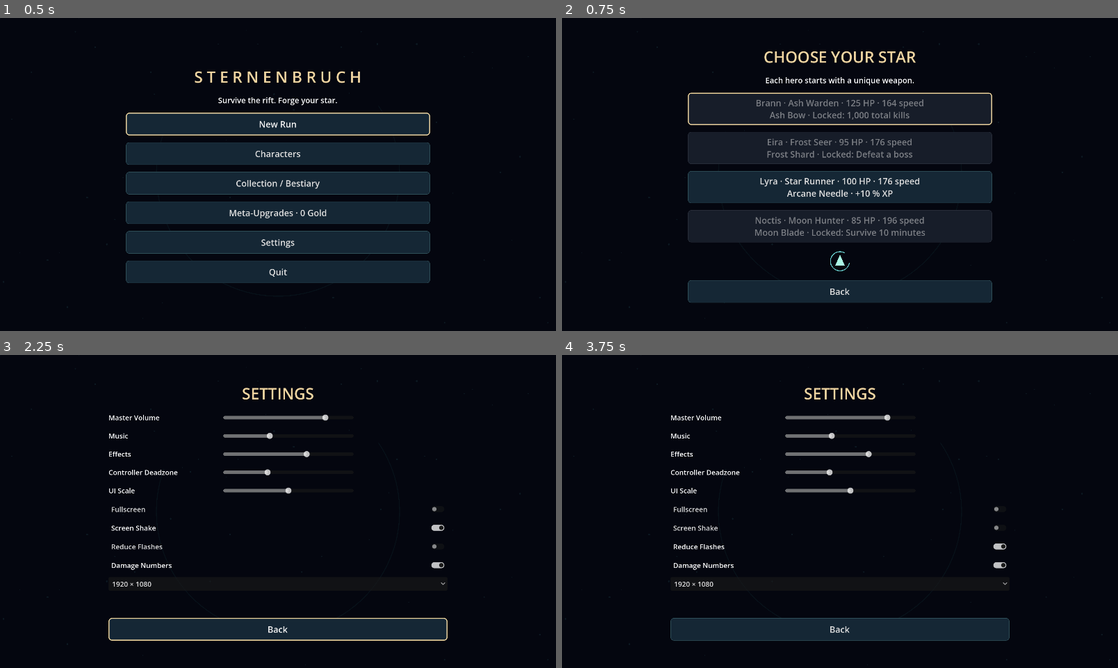
Above: before the commit, frames 1-4 (two rows, left to right).
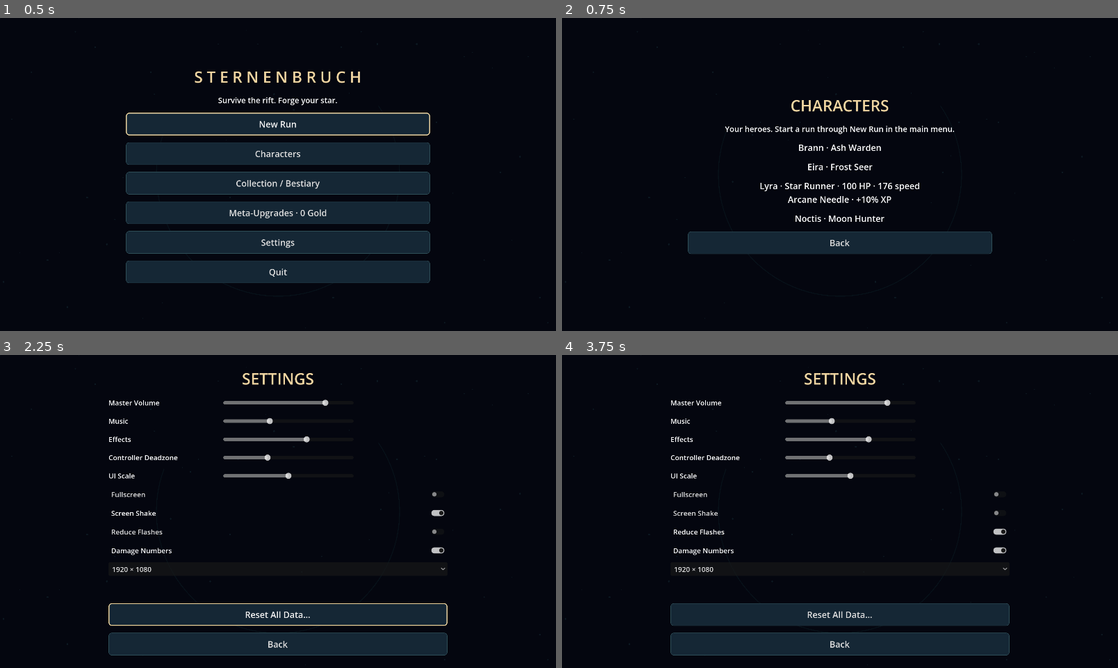
Above: after the commit, the same moments.

Repository: RaphaelGebauer/NULLBORN
Game: Godot game, scene res://scenes/main_menu.tscn
Two runs of this game, one before a commit and one after it. Both use one fixed random seed, a clock stepped at 60 frames per second and the inputs below.
Inputs:
- Up to frame 1 (0.5 s): no input
- Up to frame 2 (0.75 s): click "Characters" at 0.5 s
- Up to frame 3 (2.25 s): click "Back" at 1.25 s; click "Settings" at 2 s
- Up to frame 4 (3.75 s): click "Screen Shake" at 2.75 s; click "Reduce Flashes" at 3.5 s

Frame 1 is identical in both runs. In frame 2, 28% of the frame differs, in the area x 22-78%, y 10-91%; in frame 3, 11%; in frame 4, 11%.

Commit message:
feat: read-only characters, completed evolution discovery and confirmed save reset

Diff:
--- a/scripts/app.gd
+++ b/scripts/app.gd
@@ -103,11 +103,13 @@
 	get_tree().paused=false
 	state="MENU"
 	if is_instance_valid(world):
-		remove_child(world)
-		world.queue_free()
+		var previous_world: Node2D=world
+		world=null
+		if previous_world.get_parent()==self: remove_child(previous_world)
+		previous_world.queue_free()
 	box("S T E R N E N B R U C H","Survive the rift. Forge your star.")
 	button("New Run",character_select)
-	button("Characters",character_select)
+	button("Characters",character_overview)
 	button("Collection / Bestiary",collection)
 	button("Meta-Upgrades · %d Gold" % save.data.total_gold,shop)
 	button("Settings",func(): return_to_pause=false; settings())
@@ -295,13 +297,7 @@
 			state="PAUSED"
 			get_tree().paused=true
 			box("PAUSE",build_text())
-			var recipes: String=""
-			for recipe in catalog.catalogs.evolution.values():
-				var owned: bool=false
-				for base in recipe.values.bases:
-					if model.weapons.has(base): owned=true
-				if owned: recipes+=recipe.display_name+": "+recipe.description+"\n"
-			label(recipes,14)
+			label(pause_recipe_text(),14)
 			button("Resume",resume)
 			button("Settings",func(): return_to_pause=true; settings())
 			button("End Run",confirm_end)
@@ -347,8 +343,7 @@
 	for id in catalog.catalogs.character:
 		var d: Resource=catalog.get_def(id)
 		var locked: bool=not id in save.data.unlocked_characters
-		var requirement: String={"lyra":"Available now","brann":"1,000 total kills","noctis":"Survive 10 minutes","eira":"Defeat a boss"}[id]
-		button("%s · %d HP · %d speed\n%s · %s" % [d.display_name,d.values.hp,roundi(d.values.speed*.8),catalog.get_def(d.values.weapon).display_name,"Locked: "+requirement if locked else {"lyra":"+10 % XP","brann":"+1 armor / −5 % cooldown","noctis":"+15 % critical damage / +10 % luck","eira":"+15 % Radius / +10 % projectile speed"}[id]],select_hero.bind(id)).disabled=locked
+		button(d.display_name if locked else character_details(id),select_hero.bind(id)).disabled=locked
 	preview=Control.new()
 	preview.custom_minimum_size=Vector2(700,55)
 	panel.add_child(preview)
@@ -408,11 +403,7 @@
 func record_inventory() -> void:
 	for owned in [model.weapons.keys(),model.passives.keys(),model.runes]:
 		for id in owned: save.mark_seen(id)
-	for recipe in catalog.catalogs.evolution.values():
-		var valid: bool=model.passives.has(recipe.values.passive)
-		for base in recipe.values.bases:
-			if not model.weapons.has(base): valid=false
-		if valid: save.mark_seen(recipe.id)
+	for id in model.evolutions: save.mark_evolved(id)
 	save.save()
 	check_unlocks()
 func check_unlocks() -> void:
@@ -494,6 +485,7 @@
 		var hint:=Label.new()
 		hint.text="Window size is controlled by the editor. Run in a separate window to change it."
 		rows.add_child(hint)
+	if not return_to_pause: button("Reset All Data…",confirm_reset)
 	button("Back",func():
 		if return_to_pause: resume()
 		else: menu())
@@ -515,3 +507,54 @@
 	node.add_theme_stylebox_override("pressed",flat(Color("31555b"),Color("e3c48b"),2))
 	node.add_theme_stylebox_override("focus",flat(Color.TRANSPARENT,Color("f1d59a"),2))
 	node.add_theme_stylebox_override("disabled",flat(Color("171d29"),Color("2b303c"),1))
+
+func character_details(id: String) -> String:
+	var d: Resource=catalog.get_def(id)
+	var bonus: String={"lyra":"+10% XP","brann":"+1 armor / -5% cooldown","noctis":"+15% critical damage / +10% luck","eira":"+15% radius / +10% projectile speed"}[id]
+	return "%s · %d HP · %d speed\n%s · %s" % [d.display_name,d.values.hp,roundi(d.values.speed*.8),catalog.get_def(d.values.weapon).display_name,bonus]
+func character_overview() -> void:
+	state="MENU"
+	box("CHARACTERS","Your heroes. Start a run through New Run in the main menu.")
+	for id in catalog.catalogs.character:
+		var d: Resource=catalog.get_def(id)
+		label(character_details(id) if id in save.data.unlocked_characters else d.display_name,20)
+	button("Back",menu)
+func pause_recipe_text() -> String:
+	var lines: Array[String]=[]
+	var unknown: int=0
+	for recipe in catalog.catalogs.evolution.values():
+		var relevant: bool=model.weapons.has(recipe.id)
+		for base in recipe.values.bases:
+			if model.weapons.has(base): relevant=true
+		if not relevant: continue
+		if save.discovered(recipe.id,"evolution"):
+			lines.append(recipe.display_name+": "+recipe.description)
+		else: unknown+=1
+	if unknown>0:
+		lines.append("Your current weapons connect to %d undiscovered evolution path%s.\nExperiment with equipment to uncover them." % [unknown,"s" if unknown!=1 else ""])
+	if lines.is_empty(): lines.append("No evolution paths for your current weapons.")
+	return "\n".join(lines)
+func confirm_reset() -> void:
+	if return_to_pause: return
+	state="RESET_CONFIRM"
+	box("RESET ALL DATA?","This permanently clears gold, meta upgrades, unlocks, discoveries,\nrecords, achievements and settings. This cannot be undone.")
+	var cancel:=button("Cancel",func(): state="MENU"; settings())
+	button("Reset Everything",reset_all_progress)
+	focus_button.call_deferred(cancel)
+func reset_all_progress() -> void:
+	if state!="RESET_CONFIRM": return
+	if not save.reset_all():
+		box("RESET FAILED",save.warning)
+		button("Back",func(): state="MENU"; settings())
+		return
+	events.clear()
+	selected_hero="lyra"
+	selected_stage="mist"
+	selected_fast=false
+	selected_curse=0
+	banishing=false
+	return_to_pause=false
+	# Discard session state so an old result cannot restore pre-reset gold/unlocks.
+	model=null
+	menu()
+	apply_settings()
--- a/scripts/save_manager.gd
+++ b/scripts/save_manager.gd
@@ -23,7 +23,7 @@
 func _init() -> void:
 	data=defaults()
 func defaults() -> Dictionary:
-	return {"version":1,"total_gold":0,"unlocked_characters":[" …(409 unchanged characters)… ts":[],"best_run_records":{},"seen":[],"stats":{"kills":0,"bosses":0,"runs":0,"w …(211 unchanged characters)…
+	return {"version":1,"total_gold":0,"unlocked_characters":[" …(409 unchanged characters)… ts":[],"best_run_records":{},"seen":[],"evolved_recipes":[],"stats":{"kills":0,"bosses":0,"runs":0,"w …(211 unchanged characters)…
 func load_save() -> bool:
 	data=defaults()
 	if not FileAccess.file_exists(path): return true
@@ -66,7 +66,7 @@
 		if not record is Dictionary: return false
 		for field in ["time","kills","level"]:
 			if not (record.get(field,0) is int or record.get(field,0) is float): return false
-	for key in ["unlocked_characters","unlocked_stages","unlocked_weapons","unlocked_runes","achievements","seen"]:
+	for key in ["unlocked_characters","unlocked_stages","unlocked_weapons","unlocked_runes","achievements","seen","evolved_recipes"]:
 		for entry in value.get(key,[]):
 			if not entry is String: return false
 	return true
@@ -89,7 +89,20 @@
 	save()
 	return true
 func discovered(id: String, kind: String) -> bool:
+	if kind=="evolution": return id in data.evolved_recipes
 	return kind=="stage" or id in data.seen
+func reset_all() -> bool:
+	var previous: Dictionary=data
+	data=defaults()
+	if not save():
+		data=previous
+		warning="Could not reset the save file. Your progress has been kept."
+		return false
+	warning=""
+	return true
+func mark_evolved(id: String) -> void:
+	if not id in data.evolved_recipes: data.evolved_recipes.append(id)
+	mark_seen(id)
 func mark_seen(id: String) -> void:
 	if not id in data.seen: data.seen.append(id)
 func unlocks(kills: int,bosses: int,time: float,won: bool,evolutions: Array,passives: Dictionary) -> Array:
@@ -114,6 +127,7 @@
 func finish_run(model: RefCounted,victory: bool) -> Array:
 	if model.banked: return []
 	model.banked=true
+	for id in model.evolutions: mark_evolved(id)
 	var earned: int=roundi(model.gold*(1+model.curse))
 	data.total_gold+=earned
 	data.stats.gold_earned+=earned
--- a/tests/test_runner.gd
+++ b/tests/test_runner.gd
@@ -294,6 +294,60 @@
 	scene.settings()
 	scene.collection()
 	check(scene.panel.get_child_count()>=3,"Shop, Einstellungen, Sammlung gebaut")
+	scene.save.data=scene.save.defaults()
+	scene.menu()
+	for child in scene.panel.get_children():
+		if child is Button and child.text=="Characters": child.pressed.emit(); break
+	var overview_buttons: Array=scene.panel.get_children().filter(func(child):return child is Button)
+	check(overview_buttons.size()==1 and overview_buttons[0].text=="Back","Main-menu Characters is read-only")
+	var brann_name: String=registry.get_def("brann").display_name
+	check(scene.panel.get_children().any(func(child):return child is Label and child.text==brann_name),"Locked overview character shows its name only")
+	check(not scene.save.discovered("brann","character"),"Browsing character overview does not mark a selection")
+	scene.save.data.unlocked_characters.append("brann")
+	scene.character_overview()
+	check(scene.panel.get_children().any(func(child):return child is Label and child.text.contains("Ash Bow")),"Unlocked overview character shows details without a launch button")
+	scene.character_select()
+	check(scene.panel.get_children().any(func(child):return child is Button and child.text.contains("Lyra") and not child.disabled),"New Run still has playable character selection")
+	scene.model=load("res://scripts/run_model.gd").new()
+	scene.model.weapons={"arcane_needle":5}
+	scene.model.passives={"power_core":5}
+	scene.save.mark_seen("star_piercer")
+	scene.record_inventory()
+	var hidden_text: String=scene.pause_recipe_text()
+	check(not hidden_text.contains("Star Piercer") and hidden_text.contains("undiscovered evolution"),"Owning components or legacy seen flags does not reveal recipes")
+	check(not scene.save.discovered("star_piercer","evolution"),"Collection recipes also require a completed evolution")
+	check(scene.model.evolution(true)=="star_piercer","Discover through an actual eligible evolution")
+	scene.record_inventory()
+	check(scene.pause_recipe_text().contains("Star Piercer") and scene.save.discovered("star_piercer","evolution"),"Completed evolution reveals its recipe in pause and collection")
+	var reset_save=load("res://scripts/save_manager.gd").new()
+	reset_save.path="user://reset_regression_test.json"
+	reset_save.data.total_gold=500
+	reset_save.mark_evolved("star_piercer")
+	reset_save.save()
+	var persisted=load("res://scripts/save_manager.gd").new()
+	persisted.path=reset_save.path
+	check(persisted.load_save() and persisted.discovered("star_piercer","evolution"),"Completed-evolution history survives save/load")
+	reset_save.data.meta_powerups={"rerolls":2}
+	reset_save.data.settings.master=.2
+	reset_save.data.stats.kills=1000
+	check(reset_save.reset_all(),"Full reset writes a fresh save")
+	check(persisted.load_save() and persisted.data.total_gold==0 and persisted.data.meta_powerups.is_empty() and persisted.data.evolved_recipes.is_empty() and persisted.data.stats.kills==0 and is_equal_approx(persisted.data.settings.master,.8),"Reset persists cleared progression and default settings")
+	DirAccess.remove_absolute(reset_save.path)
+	scene.save.data.total_gold=500
+	scene.return_to_pause=false
+	scene.settings()
+	check(scene.panel.get_children().any(func(child):return child is Button and child.text=="Reset All Data…"),"Main-menu settings includes a reset entry")
+	scene.confirm_reset()
+	check(scene.save.data.total_gold==500,"Reset confirmation alone never deletes progress")
+	for child in scene.panel.get_children():
+		if child is Button and child.text=="Cancel": child.pressed.emit(); break
+	check(scene.save.data.total_gold==500 and scene.state=="MENU","Cancel preserves progress")
+	scene.selected_hero="brann"
+	scene.selected_stage="ash"
+	scene.confirm_reset()
+	for child in scene.panel.get_children():
+		if child is Button and child.text=="Reset Everything": child.pressed.emit(); break
+	check(scene.save.data==scene.save.defaults() and scene.model==null and scene.selected_hero=="lyra" and scene.selected_stage=="mist" and scene.state=="MENU","Confirmed reset clears all data and stale session selections")
 	scene.queue_free()
 	await process_frame
 	await process_frame
--- a/tests/visual_runner.gd
+++ b/tests/visual_runner.gd
@@ -74,6 +74,28 @@
 	await capture("11-ui-scale")
 	app.save.data.settings.ui_scale=1.0
 	app.apply_settings()
+	app.menu()
+	app.character_overview()
+	await capture("12-character-overview")
+	app.start_run()
+	app.choose_rune(0)
+	app.model.weapons={"arcane_needle":5}
+	app.model.passives={"power_core":5}
+	app.record_inventory()
+	var pause:=InputEventAction.new()
+	pause.action="ui_cancel"
+	pause.pressed=true
+	app._unhandled_input(pause)
+	await capture("13-unknown-recipes")
+	app.resume()
+	app.model.evolution(true)
+	app._unhandled_input(pause)
+	await capture("14-known-recipes")
+	app.menu()
+	app.return_to_pause=false
+	app.settings()
+	app.confirm_reset()
+	await capture("15-reset-confirmation")
 	app.queue_free()
 	await create_timer(.25,true).timeout
 	await process_frame
Not shown, changed: CHANGELOG.md
Not shown, changed: STATUS.md
Not shown, changed: docs/SMOKE_TEST.md
Not shown, changed: test-results/import.log
Not shown, changed: test-results/unit.log
Not shown, changed: test-results/visual.log
